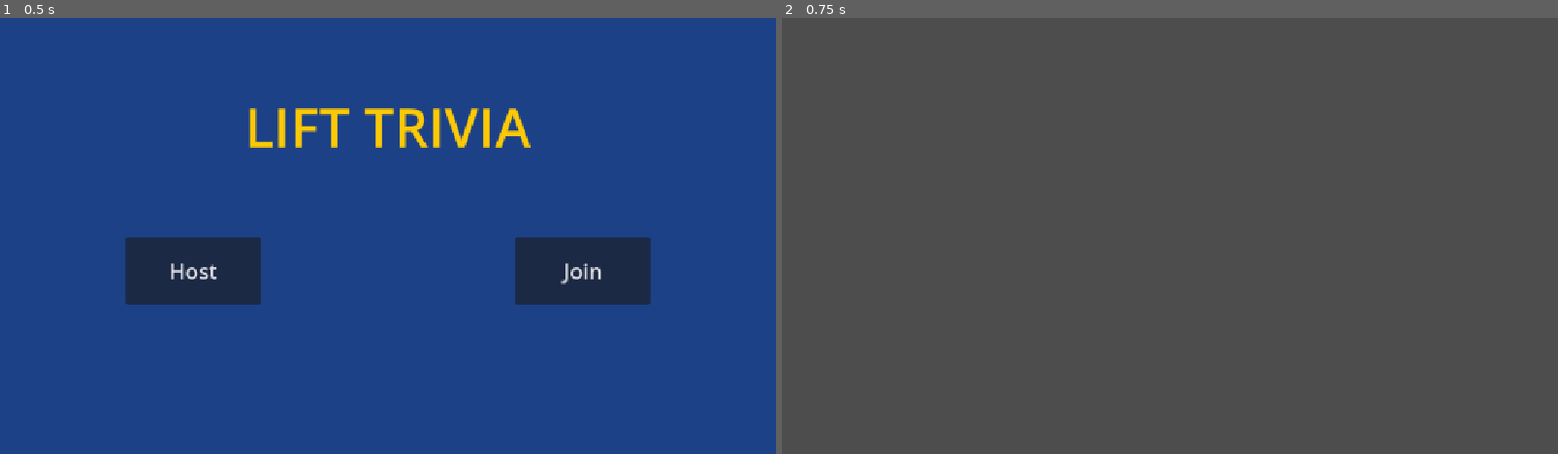
Above: before the commit, frames 1-2 (left to right).
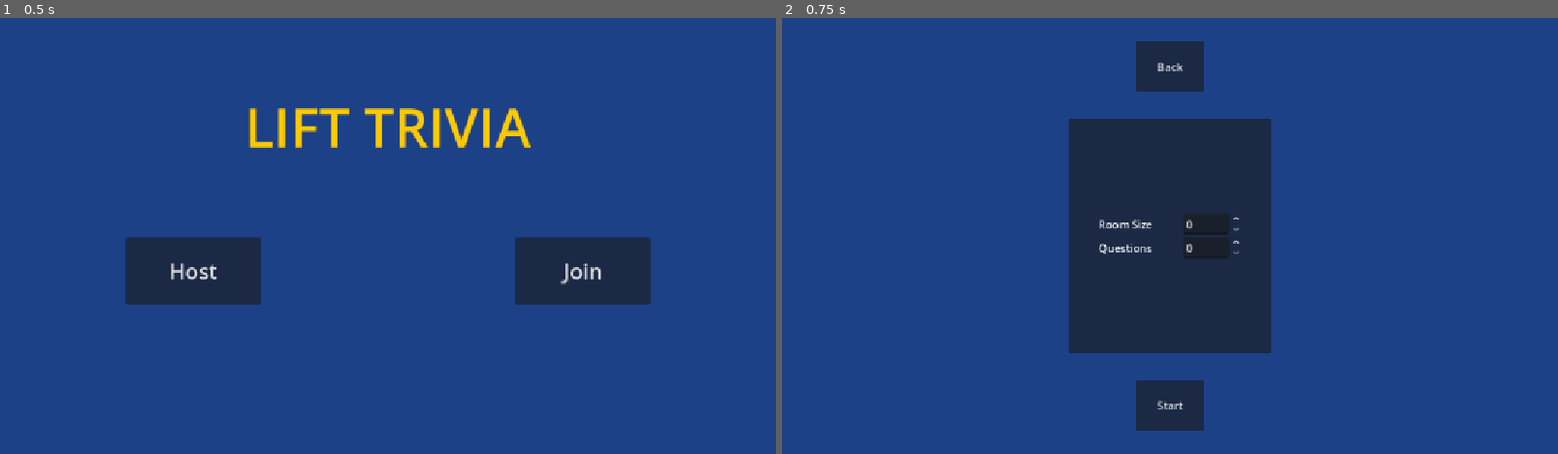
Above: after the commit, the same moments.

Repository: ttxit/lift-trivia
Game: Godot game, scene res://scenes/main.tscn
The game is run twice, just before and just after one commit, with the same random seed, the same clock (stepped at 60 frames per second) and the same inputs.
Inputs:
- Up to frame 1 (0.5 s): no input
- Up to frame 2 (0.75 s): click "Host" at 0.5 s

Frame 1 is identical in both runs. In frame 2, 100% of the frame differs, in the area x 0-100%, y 0-100%.

Commit message:
Add buttons and text for room creation

Diff:
--- a/scenes/room_creation.tscn
+++ b/scenes/room_creation.tscn
@@ -7,3 +7,80 @@
 anchor_bottom = 1.0
 grow_horizontal = 2
 grow_vertical = 2
+
+[node name="Background" type="ColorRect" parent="." unique_id=1953024664]
+layout_mode = 1
+anchors_preset = 15
+anchor_right = 1.0
+anchor_bottom = 1.0
+grow_horizontal = 2
+grow_vertical = 2
+color = Color(0.11372549, 0.25490198, 0.5294118, 1)
+
+[node name="VBoxContainer" type="VBoxContainer" parent="." unique_id=1163440219]
+layout_mode = 1
+anchors_preset = 15
+anchor_right = 1.0
+anchor_bottom = 1.0
+grow_horizontal = 2
+grow_vertical = 2
+
+[node name="Back" type="Button" parent="VBoxContainer" unique_id=528350939]
+custom_minimum_size = Vector2(100, 75)
+layout_mode = 2
+size_flags_horizontal = 4
+size_flags_vertical = 6
+tooltip_text = "Go back to Main Menu"
+text = "Back"
+
+[node name="Options" type="Panel" parent="VBoxContainer" unique_id=1351887287]
+custom_minimum_size = Vector2(300, 350)
+layout_mode = 2
+size_flags_horizontal = 4
+size_flags_vertical = 6
+
+[node name="VBoxContainer" type="VBoxContainer" parent="VBoxContainer/Options" unique_id=1736218938]
+layout_mode = 1
+anchors_preset = 8
+anchor_left = 0.5
+anchor_top = 0.5
+anchor_right = 0.5
+anchor_bottom = 0.5
+offset_left = -106.0
+offset_top = -33.0
+offset_right = 106.0
+offset_bottom = 33.0
+grow_horizontal = 2
+grow_vertical = 2
+
+[node name="Player Count" type="HBoxContainer" parent="VBoxContainer/Options/VBoxContainer" unique_id=2025548398]
+layout_mode = 2
+
+[node name="Label" type="Label" parent="VBoxContainer/Options/VBoxContainer/Player Count" unique_id=434576118]
+layout_mode = 2
+size_flags_horizontal = 2
+text = "Room Size"
+
+[node name="SpinBox" type="SpinBox" parent="VBoxContainer/Options/VBoxContainer/Player Count" unique_id=2063117187]
+layout_mode = 2
+size_flags_horizontal = 10
+
+[node name="Question Count" type="HBoxContainer" parent="VBoxContainer/Options/VBoxContainer" unique_id=427178756]
+layout_mode = 2
+
+[node name="Label" type="Label" parent="VBoxContainer/Options/VBoxContainer/Question Count" unique_id=1397793038]
+layout_mode = 2
+size_flags_horizontal = 2
+text = "Questions"
+
+[node name="SpinBox" type="SpinBox" parent="VBoxContainer/Options/VBoxContainer/Question Count" unique_id=515346141]
+layout_mode = 2
+size_flags_horizontal = 10
+
+[node name="Start" type="Button" parent="VBoxContainer" unique_id=283828285]
+custom_minimum_size = Vector2(100, 75)
+layout_mode = 2
+size_flags_horizontal = 4
+size_flags_vertical = 6
+tooltip_text = "Go back to Main Menu"
+text = "Start"
